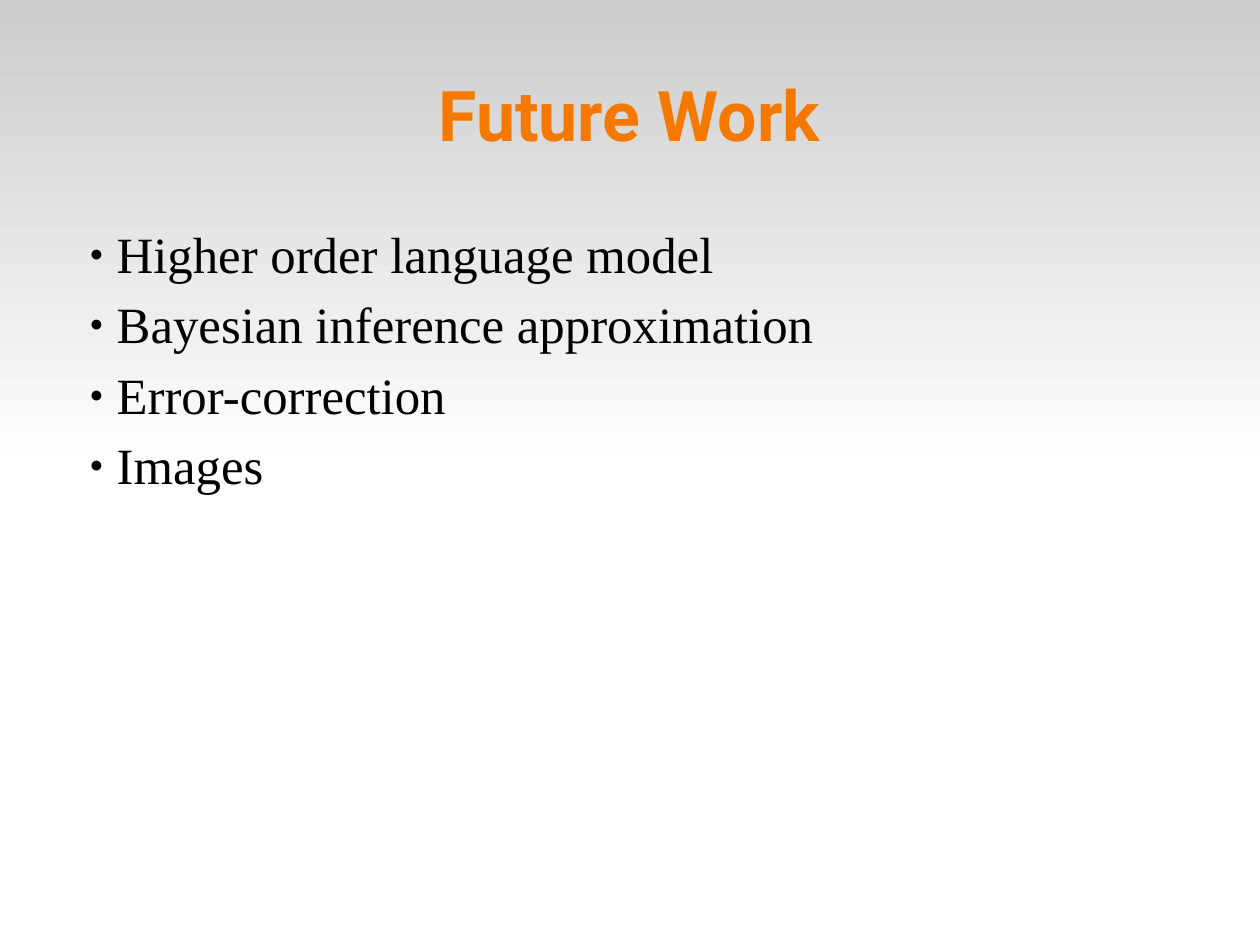
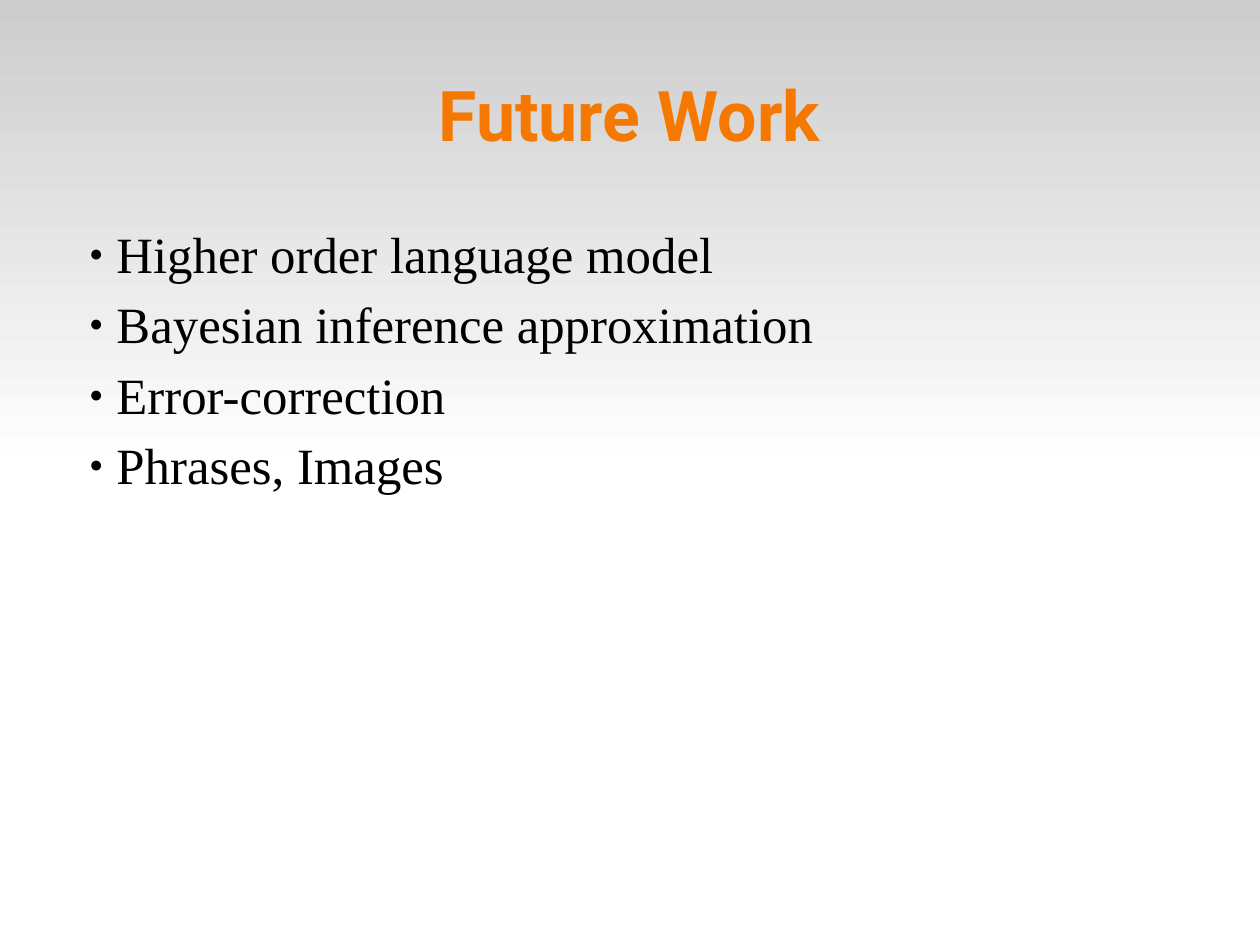
Before and after one commit to abdullah38rcc/BCI-Virtual-Keyboard, a slide deck: slide 16 of master's/docs/virtKey.ppt (slide 17 before the commit). Drawn at 1260x945 pixels with LibreOffice and Linux fonts; fonts in the diff are those of the drawing. Boxes give left, top, right and bottom in pixels: in the first picture for what was removed or moved away, otherwise in the second. Text is boxed around its words. In the diff, an @@ line names an element or a change of style, - is before the commit and + after.

```diff
--- a/master's/docs/virtKey.ppt
+++ b/master's/docs/virtKey.ppt
@@ text at [116,448,444,495]: text changed @@
-  ● Images
+  ● Phrases, Images
```
Also in this commit, not shown: 5 other slides changed, 1 slide added, 2 slides removed.
